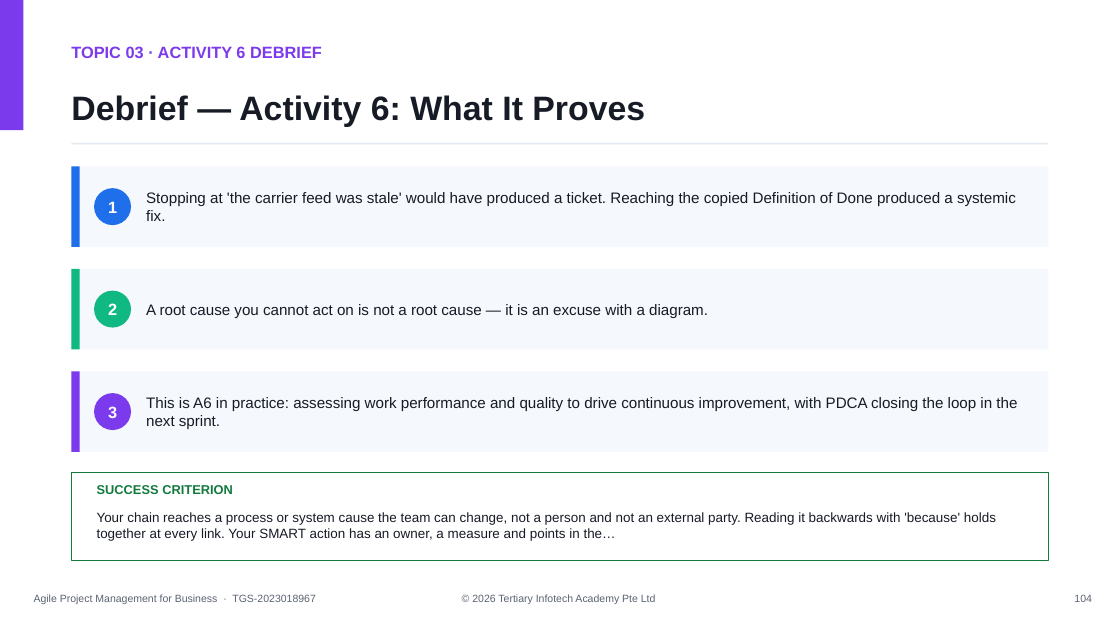
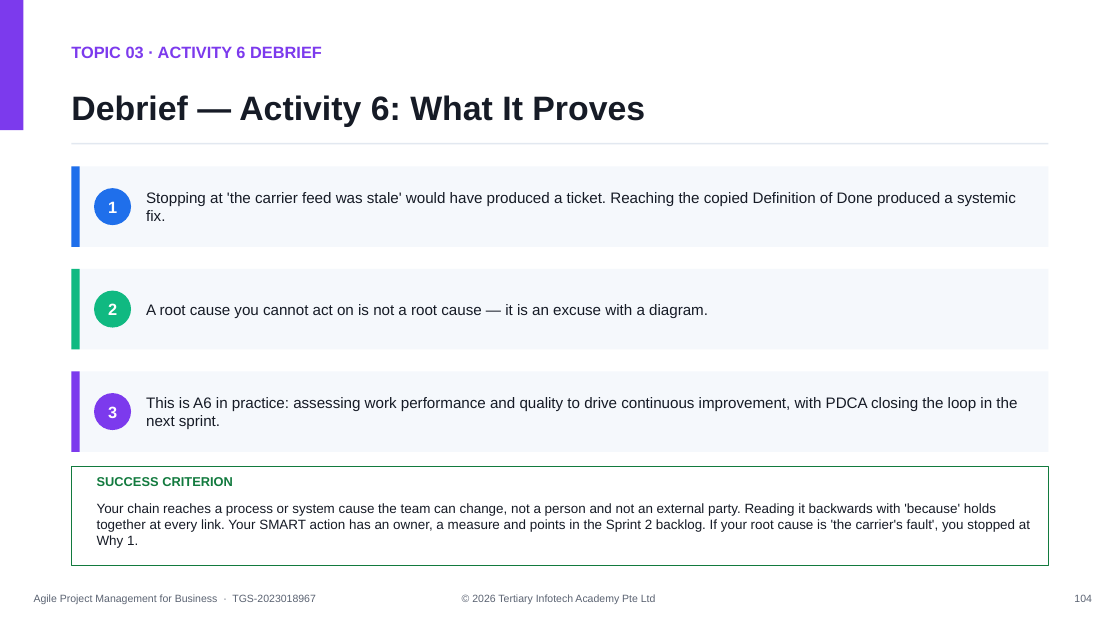
Before and after one commit to tertiarycourses/TGS-2023018967-Agile-Project-Management-for-Business, a slide deck: slide 104 of courseware/WSQ - Master Trainer Slides - Agile Project Management for Business - v9.0.pptx. Drawn at 1120x630 pixels with LibreOffice and Linux fonts; fonts in the diff are those of the drawing. Boxes give left, top, right and bottom in pixels: in the first picture for what was removed or moved away, otherwise in the second. Text is boxed around its words. In the diff, an @@ line names an element or a change of style, - is before the commit and + after.

```diff
--- a/courseware/WSQ - Master Trainer Slides - Agile Project Management for Business - v9.0.pptx
+++ b/courseware/WSQ - Master Trainer Slides - Agile Project Management for Business - v9.0.pptx
@@ rectangle resized from (x1=71, y1=472, x2=1049, y2=560) to (x1=71, y1=466, x2=1049, y2=565) @@
@@ text "SUCCESS CRITERION" moved from (x1=97, y1=485, x2=233, y2=494) to (x1=97, y1=477, x2=233, y2=486) @@
@@ text at (x1=97, y1=503, x2=1030, y2=548): text changed @@
-Your chain reaches a process or system cause the team can change, not a person and not an external party. Reading it backwards with 'because' holds together at every link. Your SMART action has an owner, a measure and points in the…
+Your chain reaches a process or system cause the team can change, not a person and not an external party. Reading it backwards with 'because' holds together at every link. Your SMART action has an owner, a measure and points in the Sprint 2 backlog. If your root cause is 'the carrier's fault', you stopped at Why 1.
```
Also in this commit, not shown: 27 other slides changed, 34 other files.
